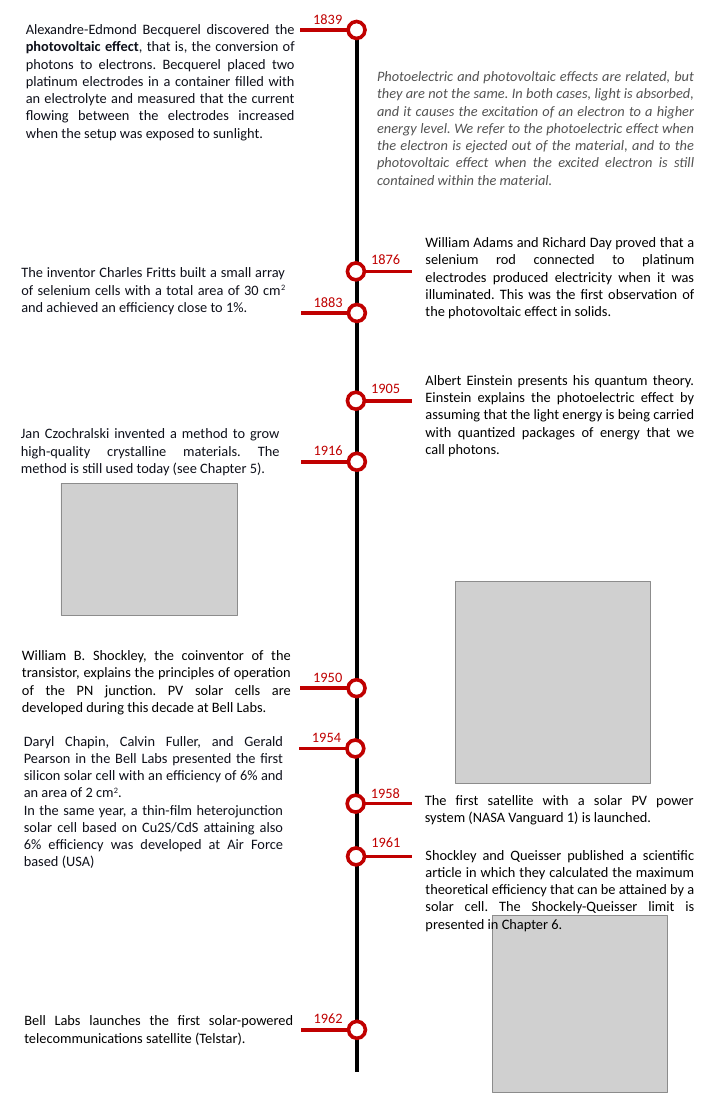
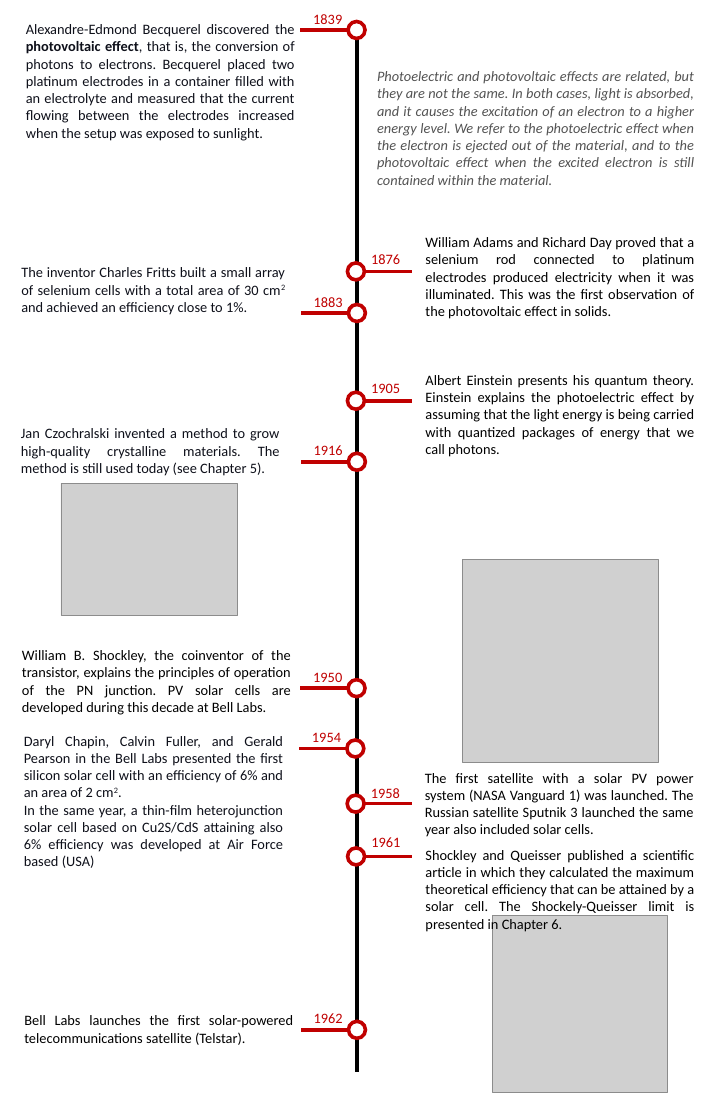
Before and after one commit to martavp/pv-textbook, a slide deck: slide 1 of Figures/Chapter_01/drawings/Fig_PV_history.pptx. Drawn at 713x1120 pixels with LibreOffice and Linux fonts; fonts in the diff are those of the drawing; grey boxes stand for pictures; background and template pictures are left out. Boxes give left, top, right and bottom in pixels: in the first picture for what was removed or moved away, otherwise in the second. Text is boxed around its words. In the diff, an @@ line names an element or a change of style, - is before the commit and + after.

```diff
--- a/Figures/Chapter_01/drawings/Fig_PV_history.pptx
+++ b/Figures/Chapter_01/drawings/Fig_PV_history.pptx
@@ picture: place and size @@
-picture at (455, 581, 651, 784)
+picture at (462, 560, 658, 762)
@@ text at (425, 773, 694, 837): text changed @@
-The first satellite with a solar PV power system (NASA Vanguard 1) is launched.
+The first satellite with a solar PV power system (NASA Vanguard 1) was launched. The Russian satellite Sputnik 3 launched the same year also included solar cells.
```
Also in this commit, not shown: 10 other files.
